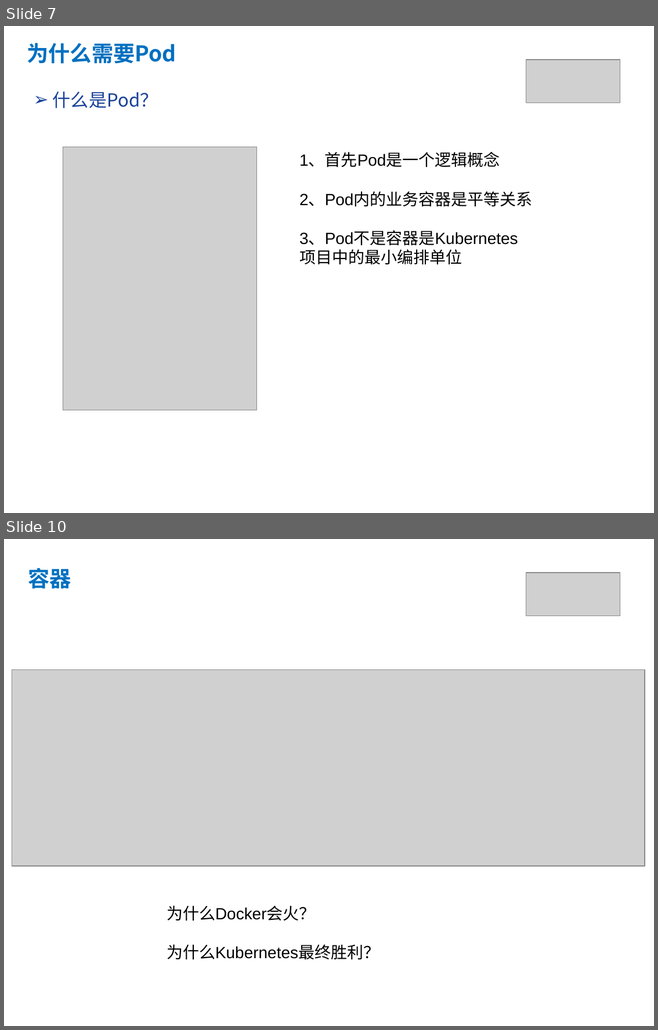
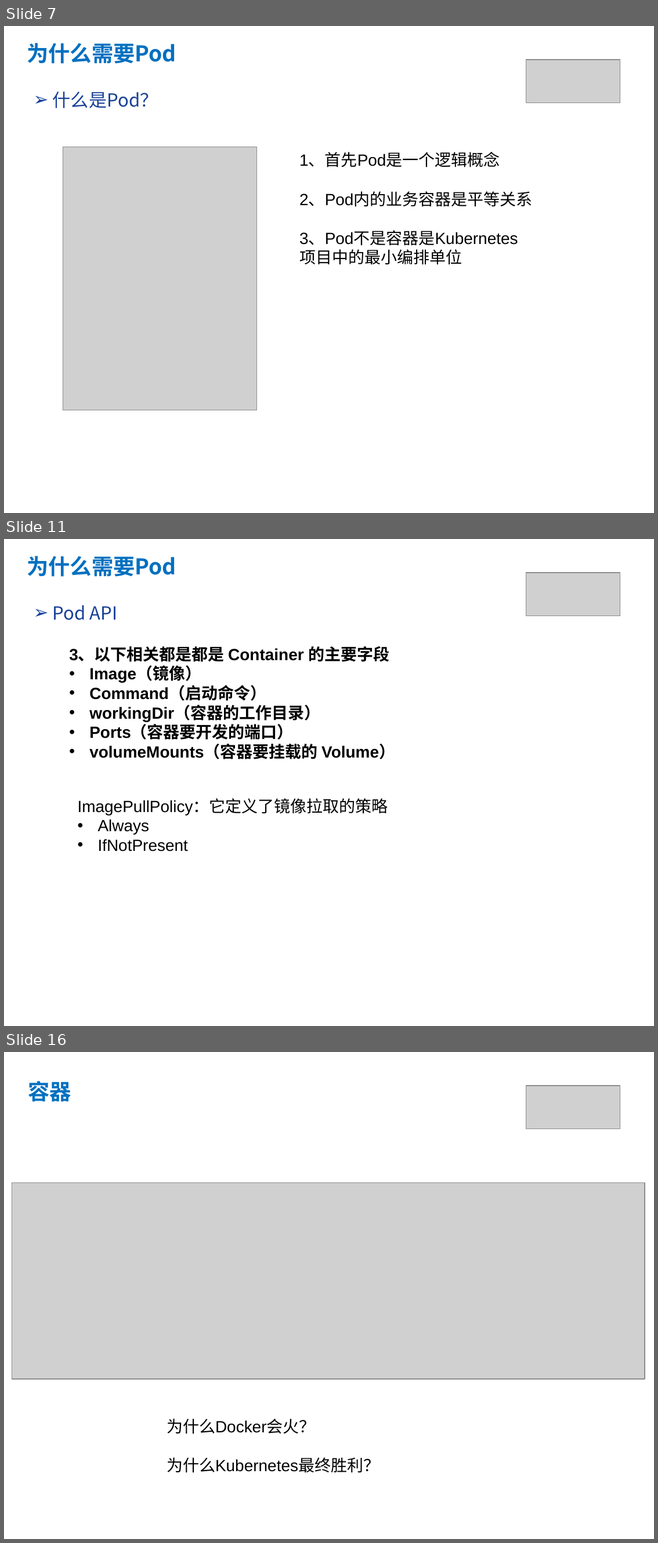
Before and after one commit to yubowen0525/k8s_from_basic_to_advanced, a slide deck: lession2/kubernetes第二课.pptx. Shown one above the other, each under a label of ours: slides 7 and 10 before the commit, slides 7, 11 and 16 after it; the slides between them are not shown. The pictures are 658x1030 and 658x1543 pixels, drawn with LibreOffice and Linux fonts; fonts in the diff are those of the drawing; grey boxes stand for pictures. Boxes give left, top, right and bottom in pixels: in the first picture for what was removed or moved away, otherwise in the second. Text is boxed around its words. In the diff, an @@ line names an element or a change of style, - is before the commit and + after.

```diff
--- a/lession2/kubernetes第二课.pptx
+++ b/lession2/kubernetes第二课.pptx
@@ slide 11 added at box(4, 539, 654, 1026), background #FFFFFF @@
@@ text added at box(27, 556, 176, 577), 24 pt, text #0070C0, bold @@
+为什么需要Pod
@@ picture added at box(525, 573, 619, 616) @@
@@ text added at box(53, 605, 118, 620), 20 pt, text #184199 @@
+➢ Pod API
@@ text added at box(69, 646, 395, 759), 18 pt, text #000000, bold @@
+3、以下相关都是都是 Container 的主要字段
+• Image（镜像）
+• Command（启动命令）
+• workingDir（容器的工作目录）
+• Ports（容器要开发的端口）
+• volumeMounts（容器要挂载的 Volume）
@@ text added at box(78, 799, 388, 852), 18 pt, text #000000 @@
+ImagePullPolicy：它定义了镜像拉取的策略
+• Always
+• IfNotPresent
@@ what was slide 10 is now slide 16 @@
```
Also in this commit, not shown: 3 slides changed, 5 other slides added, 2 other files.
